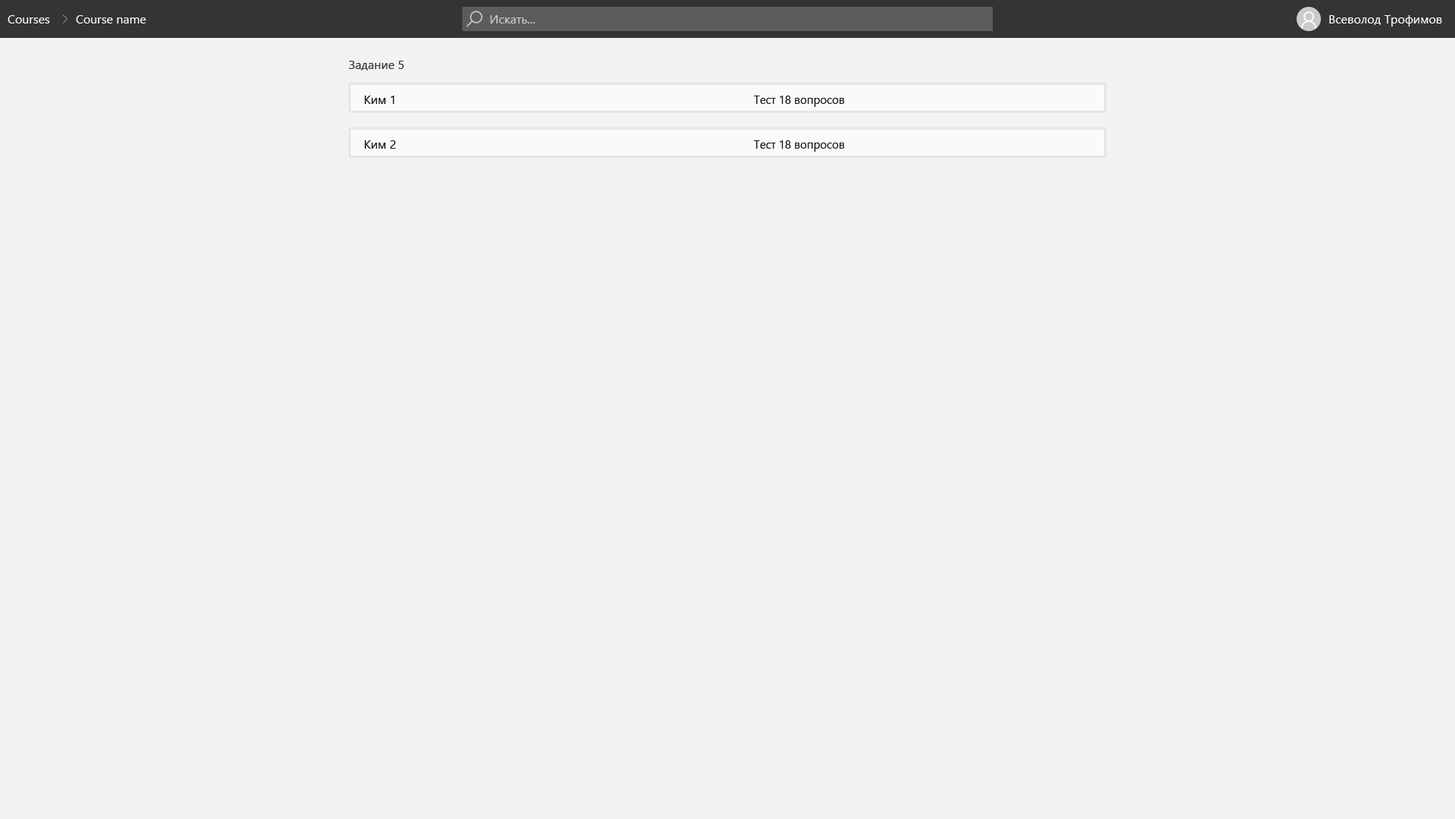
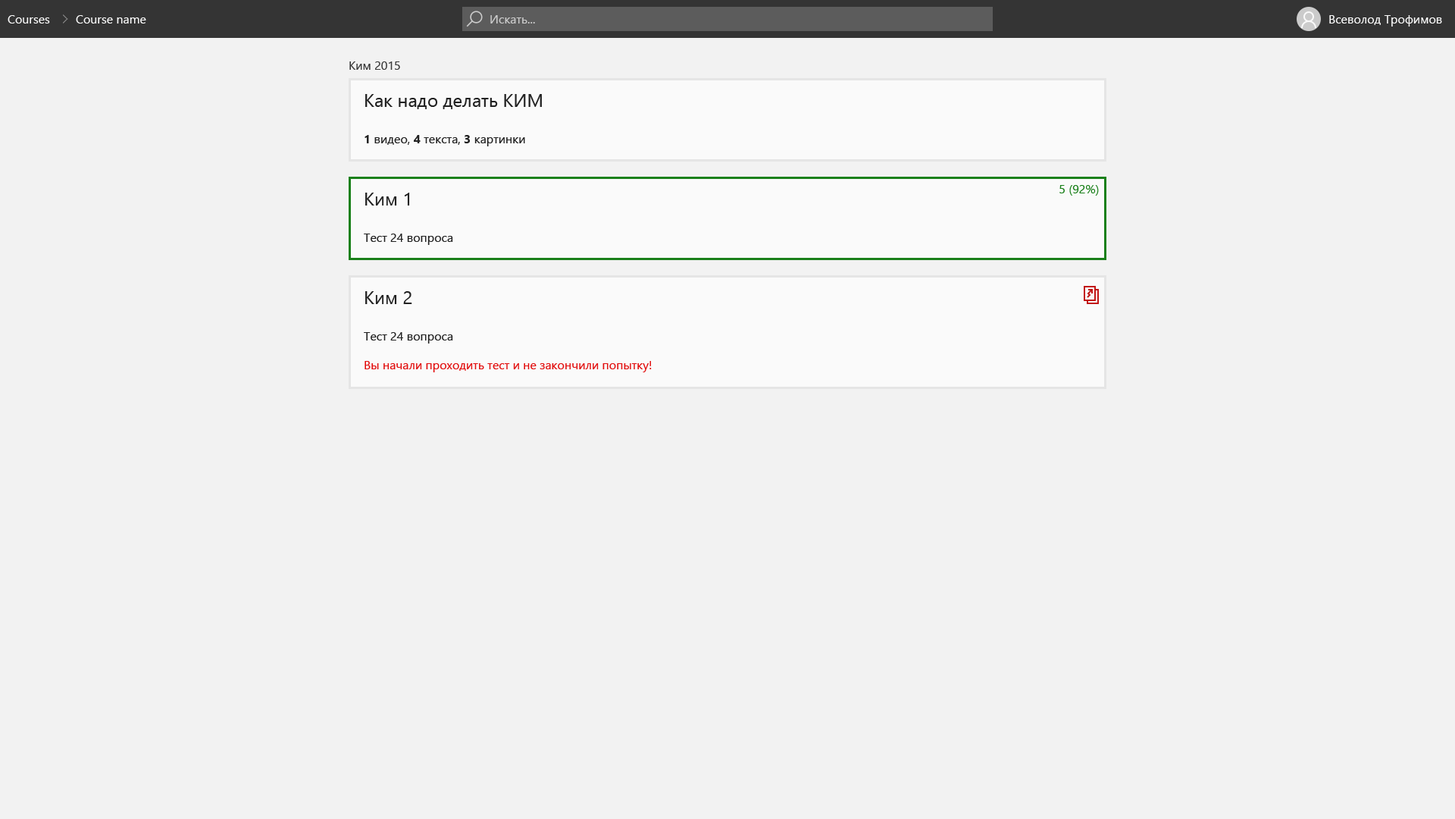
Layer changes from the first 1455×819 image to the second:
removed group "Tasks копия" (4 layers) from group "Монтажная область 1" over left=350, top=127, right=1105, bottom=158
removed group "Task" (1st of 3, in "Монтажная область 1" › "Tasks копия") (3 layers) from group "Tasks копия" over left=350, top=127, right=1105, bottom=158
added group "Section" with 12 layers in group "Монтажная область 1" over left=348, top=61, right=1107, bottom=389
added group "Material" with 2 layers in group "Section" over left=348, top=78, right=1107, bottom=162
added layer "Как надо делать КИМ 1 видео, 4 текста, 3 картинки" in group "Material" over left=364, top=93, right=542, bottom=147
moved "BG" (3rd of 5, in "Монтажная область 1" › "Section" › "Material") into group "Material", painted on it over left=348, top=78, right=1107, bottom=162
removed group "Tasks" (4 layers) from group "Монтажная область 1" over left=350, top=82, right=1105, bottom=113
removed group "Task" (2nd of 3, in "Монтажная область 1" › "Tasks") (3 layers) from group "Tasks" over left=350, top=82, right=1105, bottom=113
added group "Test" with 4 layers in group "Section" over left=348, top=176, right=1107, bottom=260
added layer "Ким 1 Тест 24 вопроса" in group "Test" over left=363, top=192, right=454, bottom=245
moved "BG" (4th of 5, in "Монтажная область 1" › "Section" › "Test") into group "Test", painted on it over left=348, top=82, right=1107, bottom=260
added group "Test 2" with 2 layers in group "Section" over left=348, top=275, right=1107, bottom=389
added layer "Ким 2 Тест 24 вопроса Вы начали проходить тест и не закончили" in group "Test 2" over left=363, top=291, right=652, bottom=373
showed "BG" (5th of 5, in "Монтажная область 1" › "Section" › "Test 2"), moved it into group "Test 2", painted on it over left=348, top=211, right=1107, bottom=389
…and 8 more changes (3 added, 5 removed)
